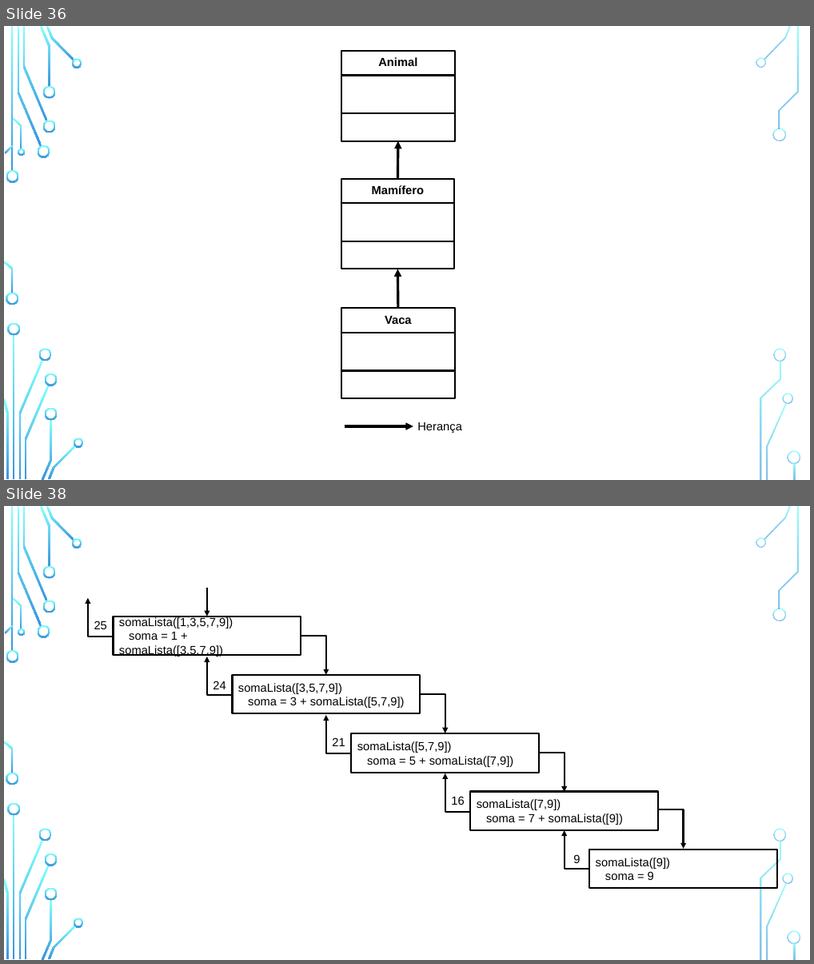
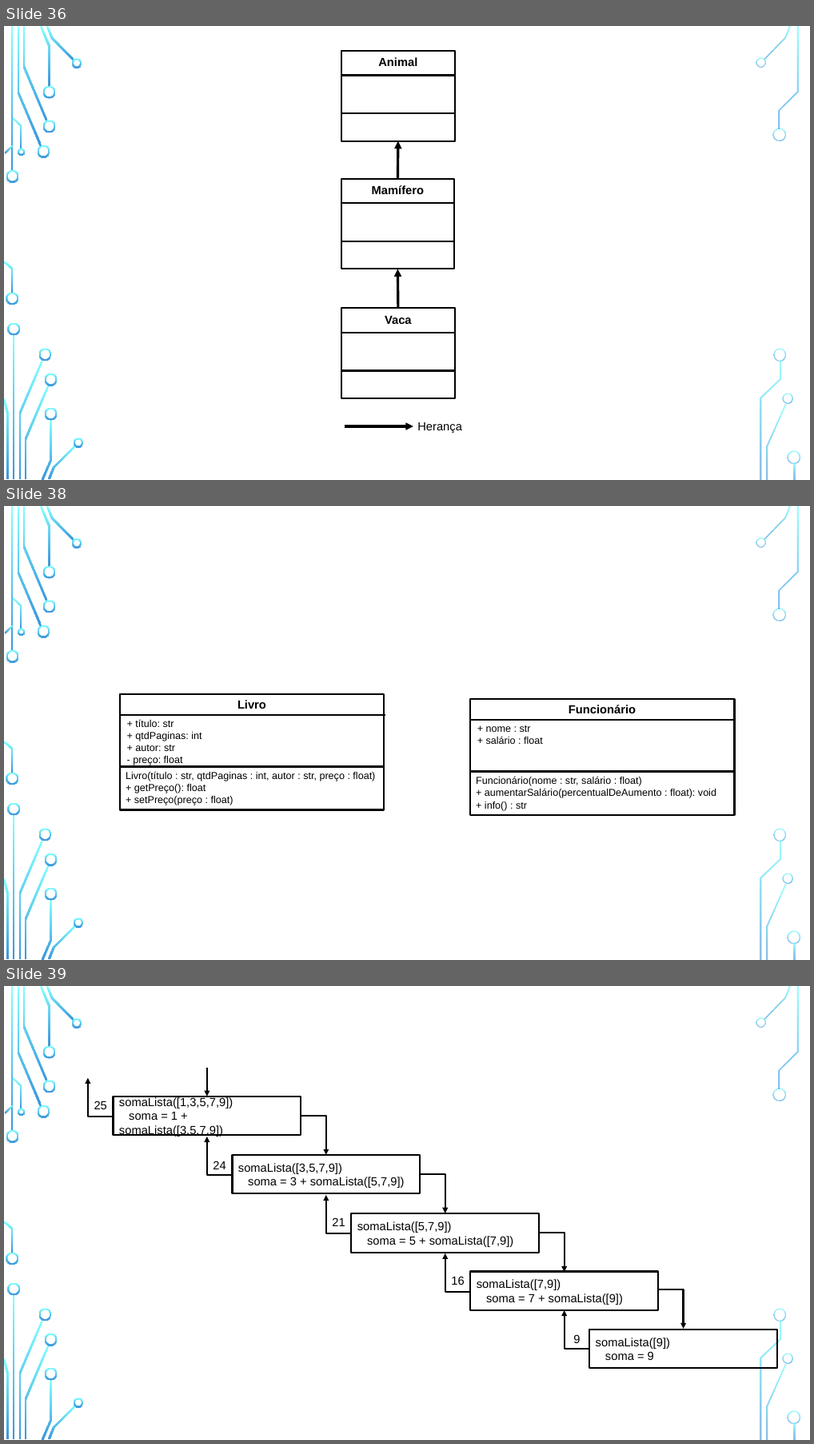
Before and after one commit to zz4fap/python-programming, a slide deck: figures/C126_figures.pptx. Shown one above the other, each under a label of ours: slides 36 and 38 before the commit, slides 36, 38 and 39 after it; the slides between them are not shown. The pictures are 814x964 and 814x1444 pixels, drawn with LibreOffice and Linux fonts; fonts in the diff are those of the drawing; background and template pictures are left out. Boxes give left, top, right and bottom in pixels: in the first picture for what was removed or moved away, otherwise in the second. Text is boxed around its words. In the diff, an @@ line names an element or a change of style, - is before the commit and + after.

```diff
--- a/figures/C126_figures.pptx
+++ b/figures/C126_figures.pptx
@@ slide 38 added at [4, 506, 810, 960], background picture (left out); not listed: 36 template elements that a slide beside it also shows @@
@@ group added at [120, 693, 385, 810]: 3 texts, 2 lines, 1 rectangle @@
+Livro
++ título: str
++ qtdPaginas: int
++ autor: str
+- preço: float
+Livro(título : str, qtdPaginas : int, autor : str, preço : float)
++ getPreço(): float
++ setPreço(preço : float)
@@ group added at [471, 698, 736, 815]: 3 texts, 2 lines, 1 rectangle @@
+Funcionário
++ nome : str
++ salário : float
+Funcionário(nome : str, salário : float)
++ aumentarSalário(percentualDeAumento : float): void
++ info() : str
@@ what was slide 38 is now slide 39 @@
```
Also in this commit, not shown: 2 slides changed, 8 other files.
